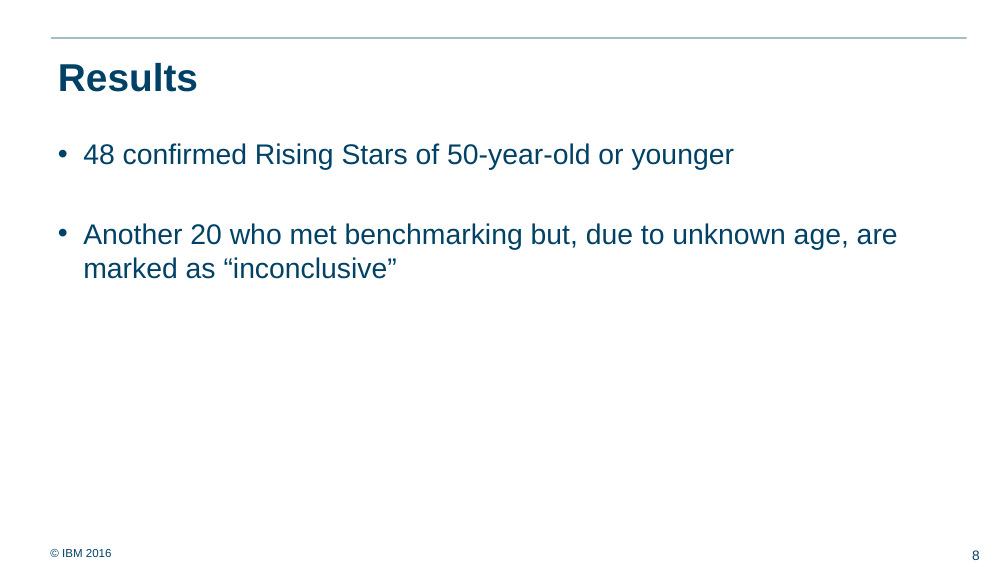
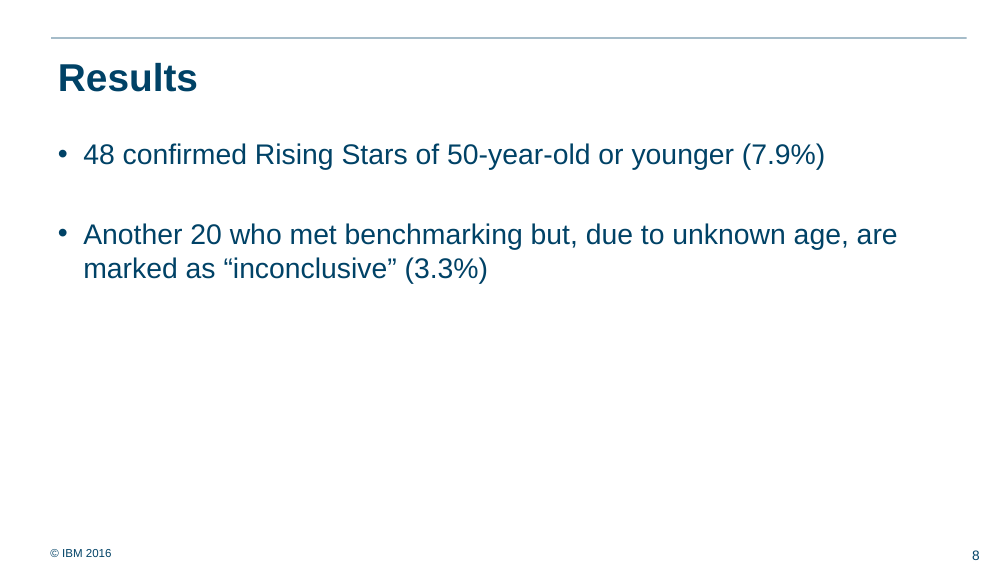
Before and after one commit to ralf0615/Rising_stars, a slide deck: slide 8 of oncology_profile/Slides/Rising_stars_oncology_profiles_update_v1.pptx. Drawn at 1008x567 pixels with LibreOffice and Linux fonts; fonts in the diff are those of the drawing; background and template pictures are left out. Boxes give left, top, right and bottom in pixels: in the first picture for what was removed or moved away, otherwise in the second. Text is boxed around its words. In the diff, an @@ line names an element or a change of style, - is before the commit and + after.

Commit message:
Updated_slides

```diff
--- a/oncology_profile/Slides/Rising_stars_oncology_profiles_update_v1.pptx
+++ b/oncology_profile/Slides/Rising_stars_oncology_profiles_update_v1.pptx
@@ text at [83, 143, 898, 283]: text changed @@
-• 48 confirmed Rising Stars of 50-year-old or younger
-• Another 20 who met benchmarking but, due to unknown age, are marked as “inconclusive”
+• 48 confirmed Rising Stars of 50-year-old or younger (7.9%)
+• Another 20 who met benchmarking but, due to unknown age, are marked as “inconclusive” (3.3%)
```
